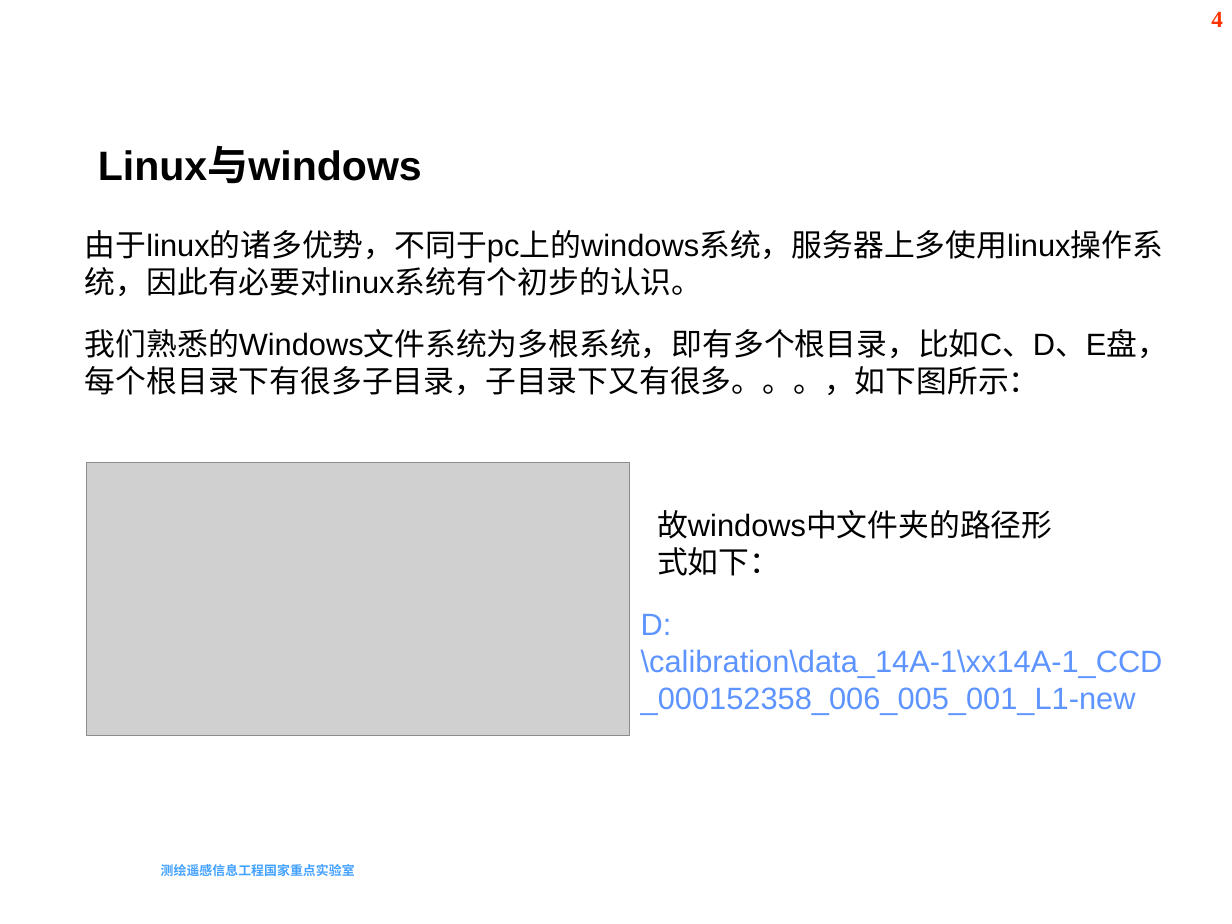
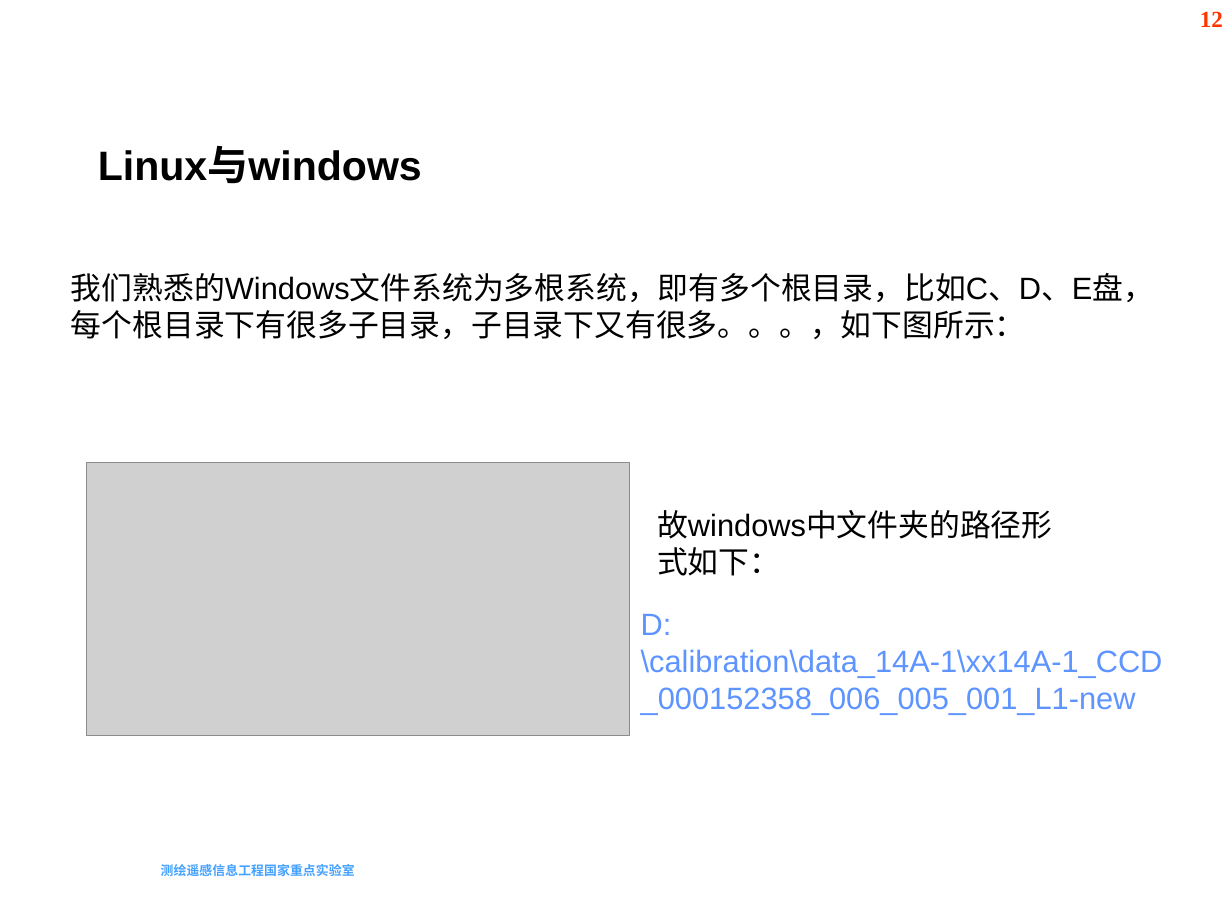
Before and after one commit to sugeryao/RSONE-Train-Material, a slide deck: slide 12 of 小组培训材料4--jzp.pptx (slide 4 before the commit). Drawn at 1232x924 pixels with LibreOffice and Linux fonts; fonts in the diff are those of the drawing; grey boxes stand for pictures; background and template pictures are left out. Boxes give left, top, right and bottom in pixels: in the first picture for what was removed or moved away, otherwise in the second. Text is boxed around its words. In the diff, an @@ line names an element or a change of style, - is before the commit and + after.

```diff
--- a/小组培训材料4--jzp.pptx
+++ b/小组培训材料4--jzp.pptx
@@ page number at [1200,11,1223,27]: text changed @@
-4
+12
@@ text removed at [85,230,1163,296] @@
-由于linux的诸多优势，不同于pc上的windows系统，服务器上多使用linux操作系统，因此有必要对linux系统有个初步的认识。
@@ text "我们熟悉的Windows文件系统为多根系统，即有多个根目录，比如C、D、E盘，每个根目录下有很多子目录，子目录下又有很多 ...": place and size @@
-text "我们熟悉的Windows文件系统为多根系统，即有多个根目录，比如C、D、E盘，每个根目录下有很多子目录，子目录下又有很多 ..." at [85,329,1168,395]
+text "我们熟悉的Windows文件系统为多根系统，即有多个根目录，比如C、D、E盘，每个根目录下有很多子目录，子目录下又有很多 ..." at [71,273,1154,339]
```
Also in this commit, not shown: 2 other slides changed, 9 slides added.
